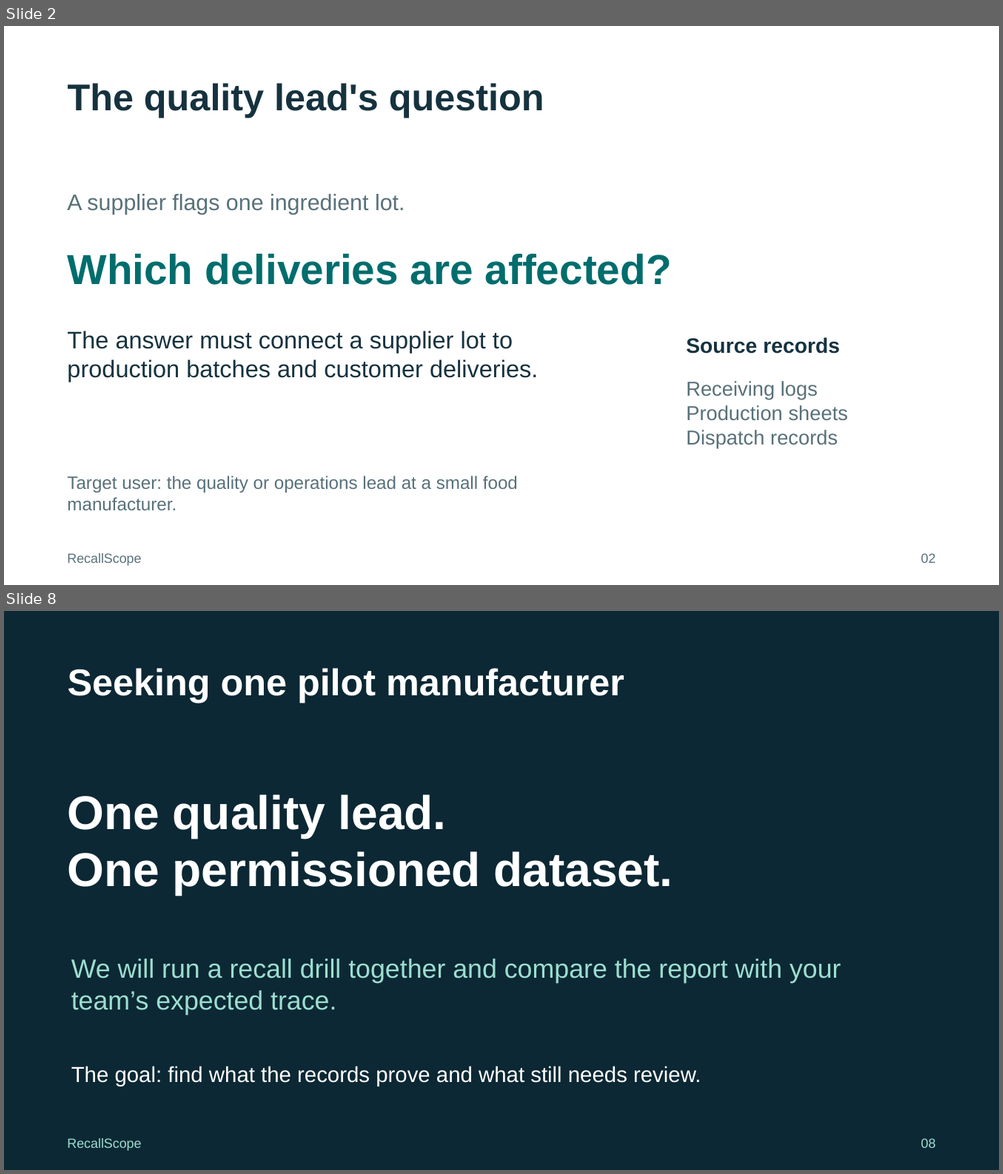
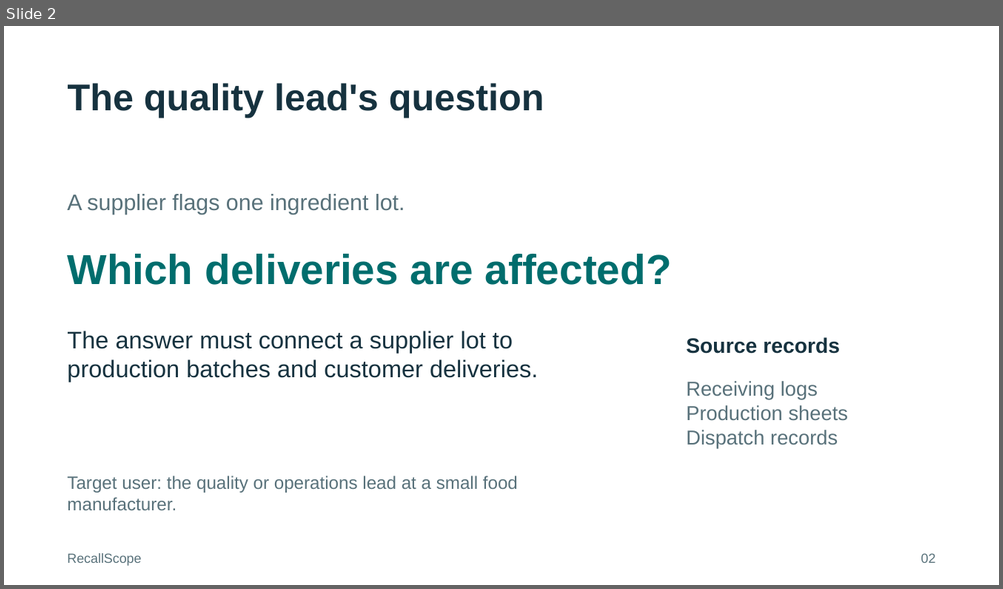
Before and after one commit to HackIndiaXYZ/ai-first-startup-hackathon-build-a-startup-using-ai-only-console, a slide deck: docs/RecallScope-Pitch.pptx. Shown one above the other, each under a label of ours: slides 2 and 8 before the commit, slide 2 after it; the slides between them are not shown. The pictures are 1003x1174 and 1003x589 pixels, drawn with LibreOffice and Linux fonts; fonts in the diff are those of the drawing. Boxes give left, top, right and bottom in pixels: in the first picture for what was removed or moved away, otherwise in the second. Text is boxed around its words. In the diff, an @@ line names an element or a change of style, - is before the commit and + after.

Commit message:
Present a complete RecallScope showcase with connected evidence

```diff
--- a/docs/RecallScope-Pitch.pptx
+++ b/docs/RecallScope-Pitch.pptx
@@ slide 8 removed at [4, 611, 999, 1170], background #0C2834 @@
@@ text removed at [68, 668, 624, 703] @@
-Seeking one pilot manufacturer
@@ text removed at [68, 795, 673, 896] @@
-One quality lead.
-One permissioned dataset.
@@ text removed at [71, 959, 841, 1015] @@
-We will run a recall drill together and compare the report with your team’s expected trace.
@@ text removed at [71, 1066, 700, 1086] @@
-The goal: find what the records prove and what still needs review.
@@ text removed at [67, 1139, 141, 1151] @@
-RecallScope
@@ text removed at [921, 1139, 936, 1148] @@
-08
```
Also in this commit, not shown: 5 slides changed, 2 slides added, 1 other slide removed, 23 other files.
